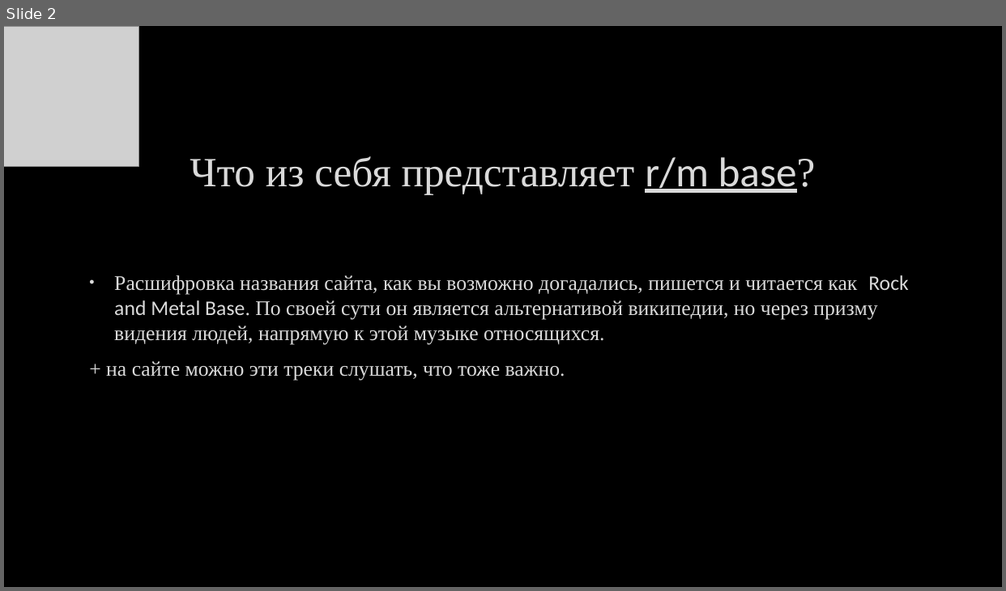
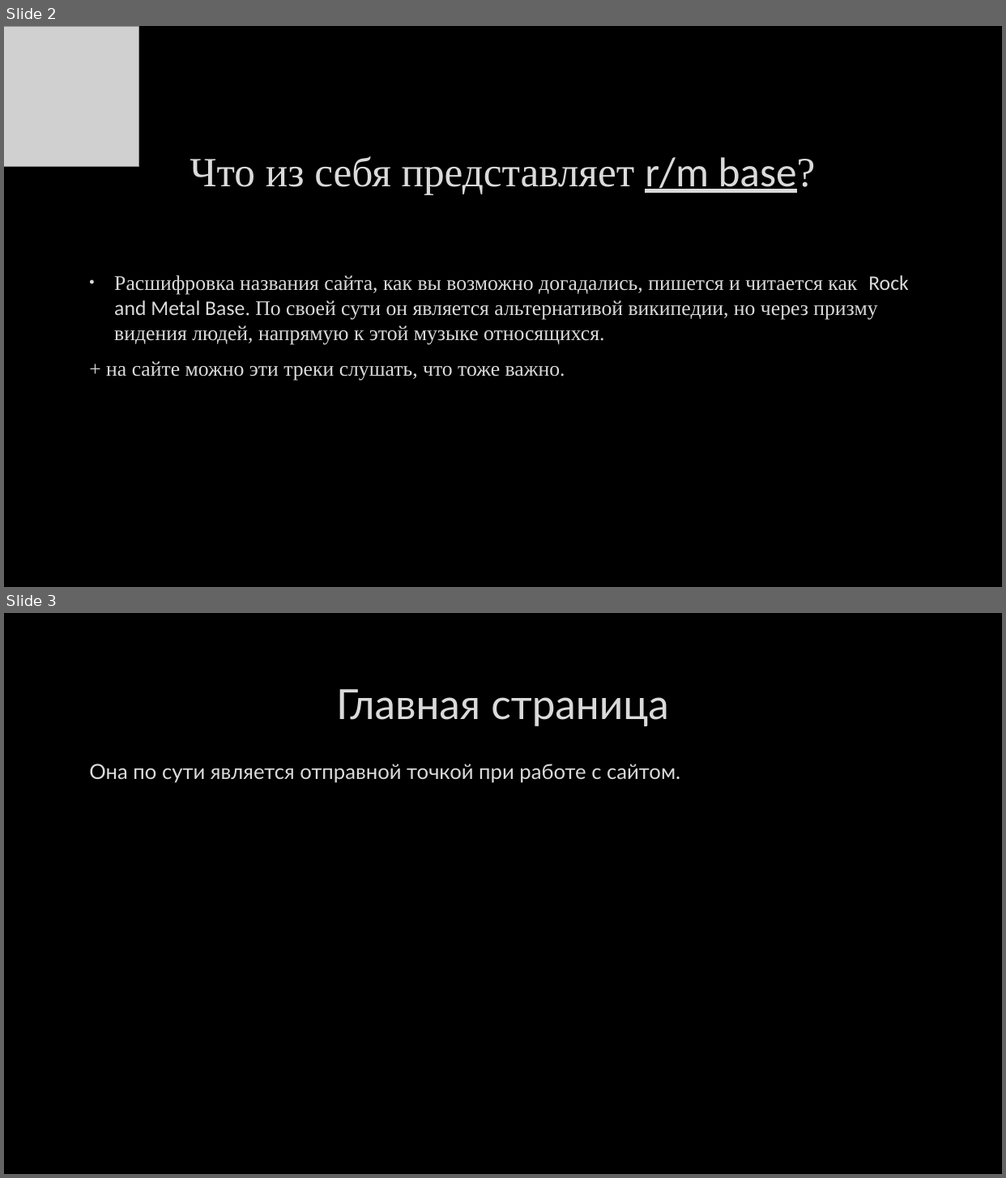
Before and after one commit to UuAcC/Lyceum_SiteProject, a slide deck: ПРЕЗЕНТАЦИЯ.pptx. Shown one above the other, each under a label of ours: slide 2 before the commit, slides 2 and 3 after it. The pictures are 1006x591 and 1006x1178 pixels, drawn with LibreOffice and Linux fonts; fonts in the diff are those of the drawing; grey boxes stand for pictures; background and template pictures are left out. Boxes give left, top, right and bottom in pixels: in the first picture for what was removed or moved away, otherwise in the second. Text is boxed around its words. In the diff, an @@ line names an element or a change of style, - is before the commit and + after.

```diff
--- a/ПРЕЗЕНТАЦИЯ.pptx
+++ b/ПРЕЗЕНТАЦИЯ.pptx
@@ slide 3 added at [4,613,1002,1174], background picture (left out) @@
@@ title added at [336,689,669,726], 40 pt, text #DADADA @@
+Главная страница
@@ text added at [89,764,680,783], 20 pt, text #DADADA @@
+Она по сути является отправной точкой при работе с сайтом.
```
Also in this commit, not shown: 1 slide removed, 1 other file.
